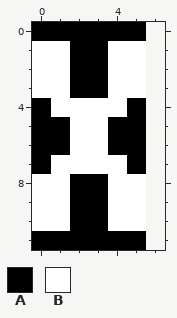
Pixel-art file -- art/font-big/X.ase. Above is the file before it was changed.
6x12 pixels, 1 frame. The old version is drawn lined up with the new one, on the new canvas.
Palette (. is transparent): A #000000  B #ffffff
Pixels before, first column x 0:
 0 AAAAAA
 1 BBAABB
 2 BBAABB
 3 BBAABB
 4 ABBBBA
 5 AABBAA
 6 AABBAA
 7 ABBBBA
 8 BBAABB
 9 BBAABB
10 BBAABB
11 AAAAAA
The result:
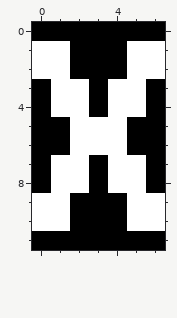
Changes in this commit:
{"change": "canvas 6x12 -> 7x12"}
{"y":0,"x":6,"old":".","new":"A"}
{"y":1,"x":4,"old":"B","new":"A"}
{"y":1,"x":6,"old":".","new":"B"}
{"y":2,"x":4,"old":"B","new":"A"}
{"y":2,"x":6,"old":".","new":"B"}
{"y":3,"x":0,"old":"B","new":"A"}
{"y":3,"x":2,"old":"A","new":"B"}
{"y":3,"x":6,"old":".","new":"A"}
{"y":4,"x":3,"old":"B","new":"A"}
{"y":4,"x":5,"old":"A.","new":"BA"}
{"y":5,"x":4,"old":"A","new":"B"}
{"y":5,"x":6,"old":".","new":"A"}
{"y":6,"x":4,"old":"A","new":"B"}
{"y":6,"x":6,"old":".","new":"A"}
{"y":7,"x":3,"old":"B","new":"A"}
{"y":7,"x":5,"old":"A.","new":"BA"}
{"y":8,"x":0,"old":"B","new":"A"}
{"y":8,"x":2,"old":"A","new":"B"}
{"y":8,"x":6,"old":".","new":"A"}
{"y":9,"x":4,"old":"B","new":"A"}
{"y":9,"x":6,"old":".","new":"B"}
{"y":10,"x":4,"old":"B","new":"A"}
{"y":10,"x":6,"old":".","new":"B"}
{"y":11,"x":6,"old":".","new":"A"}
{"label":"changed","picture_box":[32,22,165,250]}
